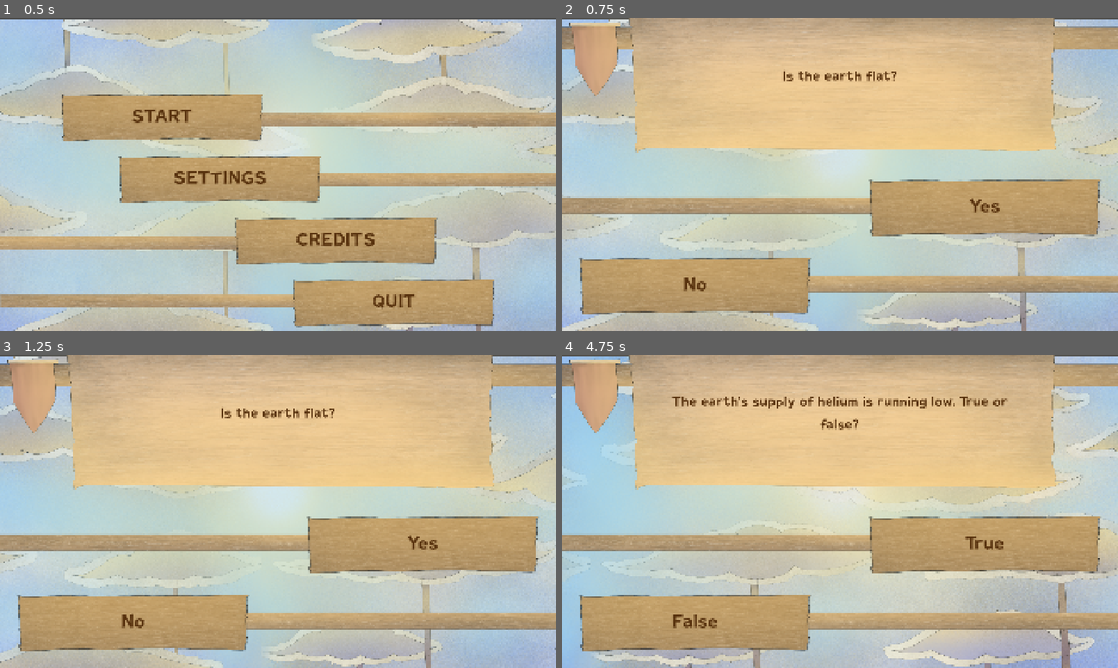
Above: before the commit, frames 1-4 (two rows, left to right).
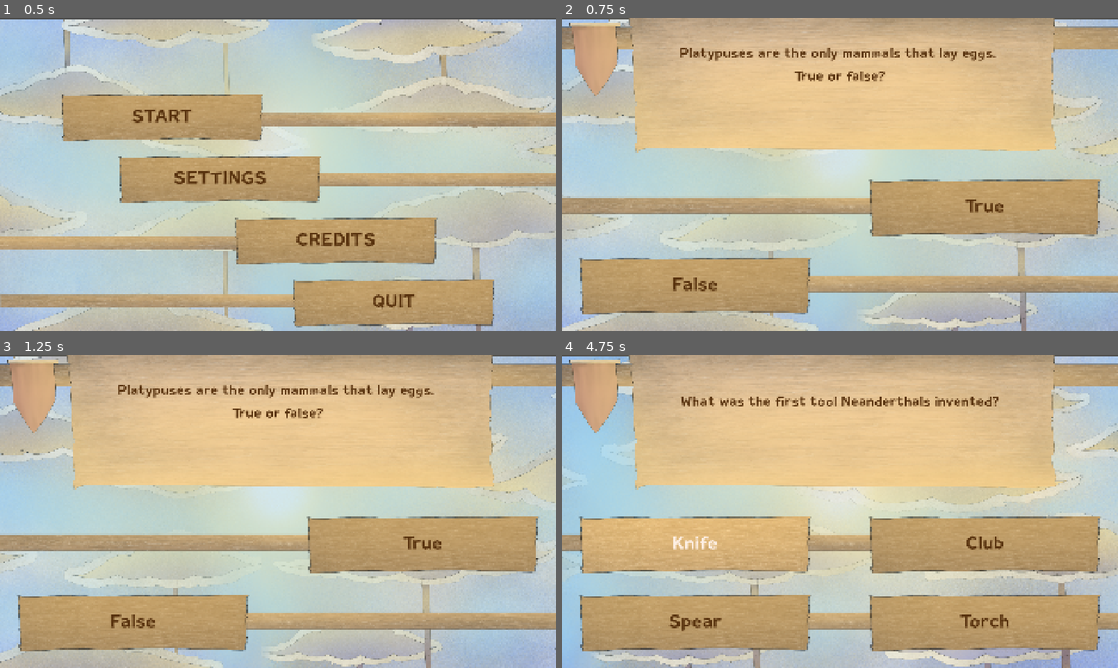
Above: after the commit, the same moments.

Repository: Mr-Patipa/Rockstair-Brackeys-Game-Jam-2026
Game: Godot game, scene res://Scenes/BaseGameScenes/MainMenu.tscn
Two runs of this game, one before a commit and one after it. Both use one fixed random seed, a clock stepped at 60 frames per second and the inputs below.
Inputs (mouse positions are in pixels of both pictures, inside the frame that each line leads up to):
- Up to frame 1 (0.5 s): no input
- Up to frame 2 (0.75 s): click "START" at 0.5 s
- Up to frame 3 (1.25 s): no input
- Up to frame 4 (4.75 s): click "Yes" (after the commit: "True") at 1.25 s; click "No" (after the commit: "False") at 2 s; click "True" at 2.75 s; click "False" at 3.5 s; click (695, 545) at 4.25 s, where only the run after the commit has a clickable "2017"

Frame 1 is identical in both runs. In frame 2, 1.5% of the frame differs, in the area x 20-80%, y 9-88%; in frame 3, 1.5%; in frame 4, 14%, in the area x 3-97%, y 13-95%.

Commit message:
Loaded Hue's Question

Diff:
--- a/brackey's-game/Resources/question_class.gd
+++ b/brackey's-game/Resources/question_class.gd
@@ -4,3 +4,4 @@
 
 @export_multiline() var question : String
 @export var AnswerList : Array[Answers]
+@export_multiline() var explanation : String
--- a/brackey's-game/Resources/trivia_questions.tres
+++ b/brackey's-game/Resources/trivia_questions.tres
@@ -3,57 +3,6 @@
 [ext_resource type="Script" uid="uid://dl1ri1hkio8sx" path="res://Resources/question_class.gd" id="1_fypbb"]
 [ext_resource type="Script" uid="uid://ceoa1j0j55pop" path="res://Resources/answer_class.gd" id="2_ndgcf"]
 [ext_resource type="Script" uid="uid://dad7naum5txpl" path="res://Resources/questions_list.gd" id="2_p14uv"]
-
-[sub_resource type="Resource" id="Resource_bmia4"]
-script = ExtResource("2_ndgcf")
-AnswerText = "Yes"
-IsTrue = true
-metadata/_custom_type_script = "uid://ceoa1j0j55pop"
-
-[sub_resource type="Resource" id="Resource_yfgks"]
-script = ExtResource("2_ndgcf")
-AnswerText = "No"
-metadata/_custom_type_script = "uid://ceoa1j0j55pop"
-
-[sub_resource type="Resource" id="Resource_4a5p6"]
-script = ExtResource("1_fypbb")
-question = "Is the earth flat?"
-AnswerList = Array[ExtResource("2_ndgcf")]([SubResource("Resource_bmia4"), SubResource("Resource_yfgks")])
-metadata/_custom_type_script = "uid://dl1ri1hkio8sx"
-
-[sub_resource type="Resource" id="Resource_23hyt"]
-script = ExtResource("2_ndgcf")
-AnswerText = "Yes"
-IsTrue = true
-metadata/_custom_type_script = "uid://ceoa1j0j55pop"
-
-[sub_resource type="Resource" id="Resource_7fcjw"]
-script = ExtResource("2_ndgcf")
-AnswerText = "No"
-metadata/_custom_type_script = "uid://ceoa1j0j55pop"
-
-[sub_resource type="Resource" id="Resource_5c1vb"]
-script = ExtResource("1_fypbb")
-question = "Are aliens real?"
-AnswerList = Array[ExtResource("2_ndgcf")]([SubResource("Resource_23hyt"), SubResource("Resource_7fcjw")])
-metadata/_custom_type_script = "uid://dl1ri1hkio8sx"
-
-[sub_resource type="Resource" id="Resource_ndgcf"]
-script = ExtResource("2_ndgcf")
-AnswerText = "True"
-IsTrue = true
-metadata/_custom_type_script = "uid://ceoa1j0j55pop"
-
-[sub_resource type="Resource" id="Resource_mr2yy"]
-script = ExtResource("2_ndgcf")
-AnswerText = "False"
-metadata/_custom_type_script = "uid://ceoa1j0j55pop"
-
-[sub_resource type="Resource" id="Resource_p14uv"]
-script = ExtResource("1_fypbb")
-question = "Platypuses are the only mammals that lay eggs. True or false?"
-AnswerList = Array[ExtResource("2_ndgcf")]([SubResource("Resource_ndgcf"), SubResource("Resource_mr2yy")])
-metadata/_custom_type_script = "uid://dl1ri1hkio8sx"
 
 [sub_resource type="Resource" id="Resource_63c53"]
 script = ExtResource("2_ndgcf")
@@ -68,25 +17,33 @@
 
 [sub_resource type="Resource" id="Resource_tpwmp"]
 script = ExtResource("1_fypbb")
-question = "Cocomelon is the second-most subscribed to YouTube channel, behind MrBeast. True or false?"
+question = "Platypuses are the only mammals that lay eggs.
+True or false?
+"
 AnswerList = Array[ExtResource("2_ndgcf")]([SubResource("Resource_63c53"), SubResource("Resource_sdoed")])
+explanation = "The only species of egg laying mammals is the duck-billed platypus (Ornithorhynchus anatinus).
+"
 metadata/_custom_type_script = "uid://dl1ri1hkio8sx"
 
 [sub_resource type="Resource" id="Resource_dr7td"]
 script = ExtResource("2_ndgcf")
 AnswerText = "True"
+IsTrue = true
 metadata/_custom_type_script = "uid://ceoa1j0j55pop"
 
 [sub_resource type="Resource" id="Resource_efwpj"]
 script = ExtResource("2_ndgcf")
 AnswerText = "False"
-IsTrue = true
 metadata/_custom_type_script = "uid://ceoa1j0j55pop"
 
 [sub_resource type="Resource" id="Resource_i8ady"]
 script = ExtResource("1_fypbb")
-question = "The earth's supply of helium is running low. True or false?"
+question = "Cocomelon is the second-most subscribed to YouTube channel, behind MrBeast.
+True or false?
+"
 AnswerList = Array[ExtResource("2_ndgcf")]([SubResource("Resource_dr7td"), SubResource("Resource_efwpj")])
+explanation = "As of August 2026, Cocomelon - Nursery Rhymes sits at 289m subscribers, behind MrBeast with 515m, followed by T-Series with 267m.
+"
 metadata/_custom_type_script = "uid://dl1ri1hkio8sx"
 
 [sub_resource type="Resource" id="Resource_bxtst"]
@@ -102,76 +59,128 @@
 
 [sub_resource type="Resource" id="Resource_27fmn"]
 script = ExtResource("1_fypbb")
-question = "The most commonly used password is \"password\". True or false?"
+question = "The earth's supply of helium is running low.
+True or false?
+"
 AnswerList = Array[ExtResource("2_ndgcf")]([SubResource("Resource_bxtst"), SubResource("Resource_e1els")])
+explanation = "Helium is one of the most common elements in the universe and relatively easy to come by.
+"
 metadata/_custom_type_script = "uid://dl1ri1hkio8sx"
 
 [sub_resource type="Resource" id="Resource_mkvjl"]
 script = ExtResource("2_ndgcf")
+AnswerText = "True"
+metadata/_custom_type_script = "uid://ceoa1j0j55pop"
+
+[sub_resource type="Resource" id="Resource_un1o8"]
+script = ExtResource("2_ndgcf")
+AnswerText = "False"
+IsTrue = true
+metadata/_custom_type_script = "uid://ceoa1j0j55pop"
+
+[sub_resource type="Resource" id="Resource_rwt2t"]
+script = ExtResource("1_fypbb")
+question = "The most commonly used password is \"password\".
+True or false?
+"
+AnswerList = Array[ExtResource("2_ndgcf")]([SubResource("Resource_mkvjl"), SubResource("Resource_un1o8")])
+explanation = "According to leaked passwords from data breaches and password manager reports, it's \"admin\".
+"
+metadata/_custom_type_script = "uid://dl1ri1hkio8sx"
+
+[sub_resource type="Resource" id="Resource_s8cig"]
+script = ExtResource("2_ndgcf")
 AnswerText = "2017"
 metadata/_custom_type_script = "uid://ceoa1j0j55pop"
 
-[sub_resource type="Resource" id="Resource_un1o8"]
+[sub_resource type="Resource" id="Resource_iws0f"]
 script = ExtResource("2_ndgcf")
 AnswerText = "2018"
 IsTrue = true
 metadata/_custom_type_script = "uid://ceoa1j0j55pop"
 
-[sub_resource type="Resource" id="Resource_gmavu"]
+[sub_resource type="Resource" id="Resource_7bp0f"]
 script = ExtResource("2_ndgcf")
 AnswerText = "2019"
 metadata/_custom_type_script = "uid://ceoa1j0j55pop"
 
-[sub_resource type="Resource" id="Resource_s8cig"]
+[sub_resource type="Resource" id="Resource_qt22m"]
 script = ExtResource("2_ndgcf")
 AnswerText = "2020"
 metadata/_custom_type_script = "uid://ceoa1j0j55pop"
 
-[sub_resource type="Resource" id="Resource_rwt2t"]
+[sub_resource type="Resource" id="Resource_gmavu"]
 script = ExtResource("1_fypbb")
-question = "In what year did TikTok launch worldwide?"
-AnswerList = Array[ExtResource("2_ndgcf")]([SubResource("Resource_mkvjl"), SubResource("Resource_un1o8"), SubResource("Resource_gmavu"), SubResource("Resource_s8cig")])
+question = "In what year did TikTok launch worldwide?
+"
+AnswerList = Array[ExtResource("2_ndgcf")]([SubResource("Resource_s8cig"), SubResource("Resource_iws0f"), SubResource("Resource_7bp0f"), SubResource("Resource_qt22m")])
+explanation = "The TikTok app first released in China in 2017, then had its worldwide launch on April 11, 2018.
+"
 metadata/_custom_type_script = "uid://dl1ri1hkio8sx"
 
-[sub_resource type="Resource" id="Resource_7bp0f"]
+[sub_resource type="Resource" id="Resource_bglhb"]
 script = ExtResource("2_ndgcf")
-AnswerText = "Knife"
+AnswerText = "Knife
+"
 IsTrue = true
 metadata/_custom_type_script = "uid://ceoa1j0j55pop"
 
-[sub_resource type="Resource" id="Resource_qt22m"]
+[sub_resource type="Resource" id="Resource_yhgi4"]
 script = ExtResource("2_ndgcf")
 AnswerText = "Club"
 metadata/_custom_type_script = "uid://ceoa1j0j55pop"
 
-[sub_resource type="Resource" id="Resource_8u1j8"]
+[sub_resource type="Resource" id="Resource_oqbx5"]
 script = ExtResource("2_ndgcf")
 AnswerText = "Spear"
 metadata/_custom_type_script = "uid://ceoa1j0j55pop"
 
-[sub_resource type="Resource" id="Resource_bglhb"]
+[sub_resource type="Resource" id="Resource_dlsaq"]
 script = ExtResource("2_ndgcf")
 AnswerText = "Torch"
 metadata/_custom_type_script = "uid://ceoa1j0j55pop"
 
-[sub_resource type="Resource" id="Resource_iws0f"]
+[sub_resource type="Resource" id="Resource_8u1j8"]
 script = ExtResource("1_fypbb")
-question = "What was the first tool Neanderthals invented?"
-AnswerList = Array[ExtResource("2_ndgcf")]([SubResource("Resource_7bp0f"), SubResource("Resource_qt22m"), SubResource("Resource_8u1j8"), SubResource("Resource_bglhb")])
+question = "What was the first tool Neanderthals invented?
+"
+AnswerList = Array[ExtResource("2_ndgcf")]([SubResource("Resource_bglhb"), SubResource("Resource_yhgi4"), SubResource("Resource_oqbx5"), SubResource("Resource_dlsaq")])
+explanation = "The most ancient discoveries of Neanderthals' tools are small sharp rocks, assumed to be used like knives.
+"
 metadata/_custom_type_script = "uid://dl1ri1hkio8sx"
 
-[sub_resource type="Resource" id="Resource_oqbx5"]
+[sub_resource type="Resource" id="Resource_npnnf"]
 script = ExtResource("2_ndgcf")
 AnswerText = "100-500"
 metadata/_custom_type_script = "uid://ceoa1j0j55pop"
 
-[sub_resource type="Resource" id="Resource_yhgi4"]
+[sub_resource type="Resource" id="Resource_2mjmn"]
+script = ExtResource("2_ndgcf")
+AnswerText = "500-1000 "
+metadata/_custom_type_script = "uid://ceoa1j0j55pop"
+
+[sub_resource type="Resource" id="Resource_b7wvp"]
+script = ExtResource("2_ndgcf")
+AnswerText = "1000-2000"
+IsTrue = true
+metadata/_custom_type_script = "uid://ceoa1j0j55pop"
+
+[sub_resource type="Resource" id="Resource_12j2s"]
+script = ExtResource("2_ndgcf")
+AnswerText = "2000-3000
+"
+metadata/_custom_type_script = "uid://ceoa1j0j55pop"
+
+[sub_resource type="Resource" id="Resource_f5tyc"]
 script = ExtResource("1_fypbb")
-question = "How many spoken languages are there in the world?"
-AnswerList = Array[ExtResource("2_ndgcf")]([SubResource("Resource_oqbx5")])
+question = "How many spoken languages are there in the world?
+"
+AnswerList = Array[ExtResource("2_ndgcf")]([SubResource("Resource_npnnf"), SubResource("Resource_2mjmn"), SubResource("Resource_b7wvp"), SubResource("Resource_12j2s")])
+explanation = "There are around 1300 distinct languages spoken around the globe.
+"
 metadata/_custom_type_script = "uid://dl1ri1hkio8sx"
 
 [resource]
 script = ExtResource("2_p14uv")
-Questions = Array[ExtResource("1_fypbb")]([SubResource("Resource_4a5p6"), SubResource("Resource_5c1vb"), SubResource("Resource_p14uv"), SubResource("Resource_tpwmp"), SubResource("Resource_i8ady"), SubResource("Resource_27fmn"), SubResource("Resource_rwt2t"), SubResource("Resource_iws0f"), SubResource("Resource_yhgi4")])
+Questions = Array[ExtResource("1_fypbb")]([SubResource("Resource_tpwmp"), SubResource("Resource_i8ady"), SubResource("Resource_27fmn"), SubResource("Resource_rwt2t"), SubResource("Resource_gmavu"), SubResource("Resource_8u1j8"), SubResource("Resource_f5tyc")])
 metadata/_custom_type_script = "uid://dad7naum5txpl"
